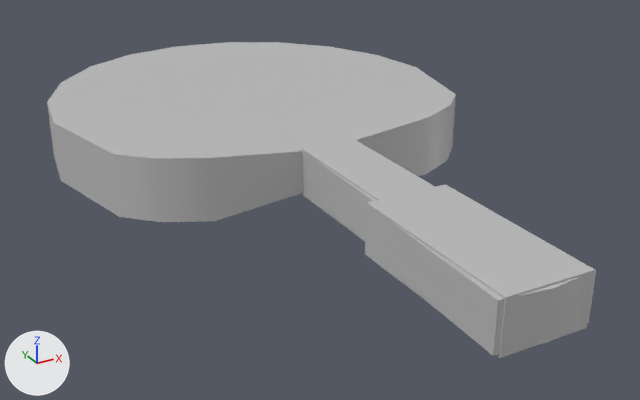
What one commit did to the FBX model tidyingup/Assets/FBX Models/PingPongPaddle.fbx.
The view is the same before and after, from a 50 mm lens placed at (-0.0258, -0.055, 0.0226), pointed at (-0.0001, -0.0083, -0.0008). Lighting does not change. The marker at lower left points along +X, +Y and +Z. Where no turn or scale is listed for an object, it has been applied to the vertices. Vertices at the same position are counted once.

Names of what the first picture shows: 'handle1', 'handle2', 'paddleHandle', 'paddleItself'.
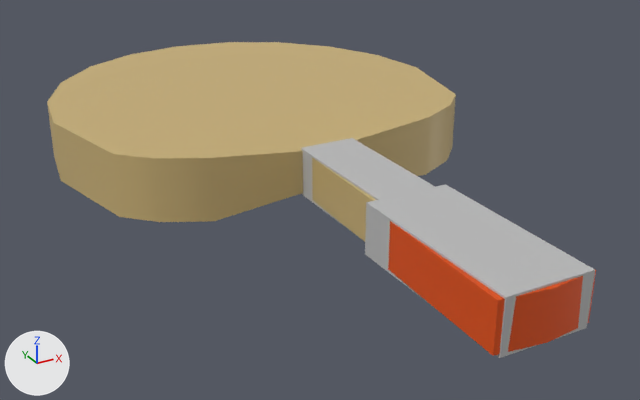
Changed parts and their boxes (x1, y1, x2, y2) in the pictures (640 x 400 px):
```json
{"object": "paddleItself", "change": "recoloured", "before": [47, 42, 456, 222], "after": [47, 42, 456, 222], "on screen": "grey to brown"}
{"part": 1, "of": "me_mesh_001", "change": "recoloured", "before": [388, 221, 596, 356], "after": [388, 221, 596, 356], "on screen": "grey to brown"}
{"part": 2, "of": "me_mesh_001", "change": "recoloured", "before": [312, 158, 376, 241], "after": [312, 158, 376, 241], "on screen": "grey to brown"}
```

Edits to the scene script, one JSON object a line:
```json
{"op": "add", "block": "mat_paddlecolor", "code": ["mat_paddlecolor = principled_material('PaddleColor')", "mat_paddlecolor.base_color = (0.578, 0.431, 0.181)  # brown #c8af76"]}
{"op": "add", "block": "mat_paddlehandlecol", "code": ["mat_paddlehandlecol = principled_material('paddleHandleCol')", "mat_paddlehandlecol.base_color = (0.76, 0.0803, 0.0)  # orange #e25000"]}
{"block": "me_mesh_001", "where": "me_mesh_001.from_pydata(...)  # 22 vertices, 16 faces; spans x -0.0028..0.0028, y -0.0313..-0.0109, z -0.0014..0.0014"}
{"block": "me_mesh_001", "where": "# used by ob_paddlehandle; location = (-0.00039, 0.00121, 0.00204)"}
{"block": "me_mesh_001", "change": "me_mesh_001 part 1: all 10 faces centred in x -0.0026..0.0026, y -0.0311..-0.02, z -0.0014..0.0014 switch from mat_lambert2 (grey #bcbcbc) to mat_paddlehandlecol (orange #e25000)"}
{"block": "me_mesh_001", "change": "me_mesh_001 part 2: all 6 faces centred in x -0.0018..0.0018, y -0.0158..-0.0153, z -0.0014..0.0014 switch from mat_lambert2 (grey #bcbcbc) to mat_paddlecolor (brown #c8af76)"}
{"block": "me_mesh", "where": "me_mesh.from_pydata(...)  # 42 vertices, 58 faces; spans x -0.0141..0.0141, y -0.0112..0.0154, z -0.002..0.002"}
{"op": "remove", "block": "me_mesh", "code": "me_mesh.materials.append(mat_lambert2)  # grey #bcbcbc"}
{"op": "add", "block": "me_mesh", "code": "me_mesh.materials.append(mat_paddlecolor)  # brown #c8af76"}
```
